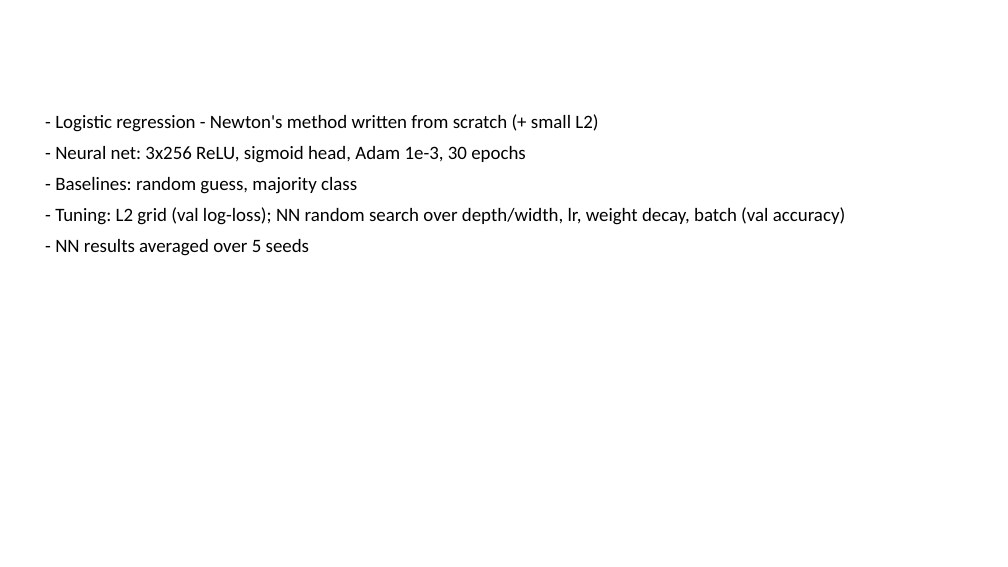
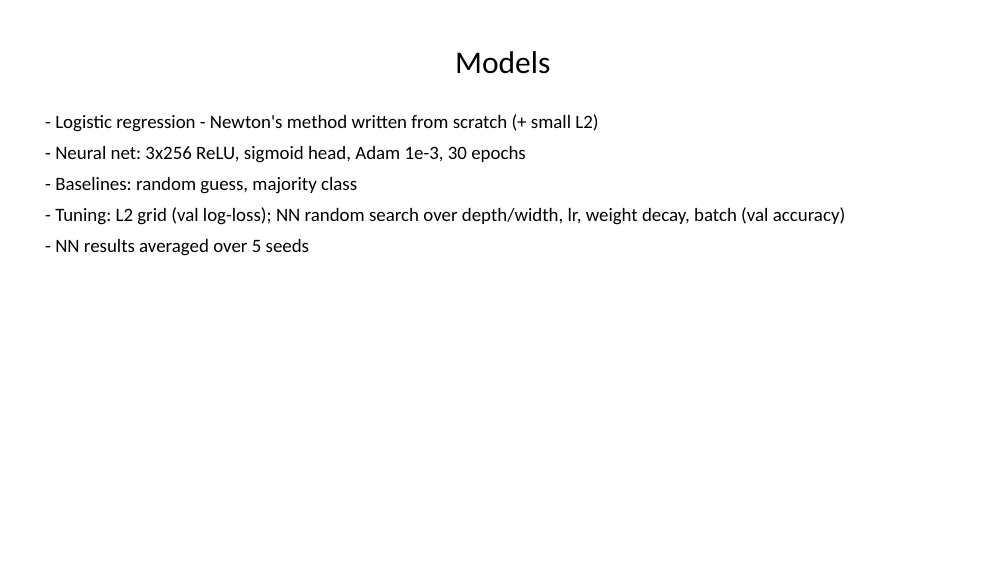
Before and after one commit to Prithvi-Aithal/wsb-market-prediction, a slide deck: slide 5 of docs/presentation.pptx. Drawn at 1008x567 pixels with LibreOffice and Linux fonts; fonts in the diff are those of the drawing. Boxes give left, top, right and bottom in pixels: in the first picture for what was removed or moved away, otherwise in the second. Text is boxed around its words. In the diff, an @@ line names an element or a change of style, - is before the commit and + after.

Commit message:
Fix slide title placement (set top/height explicitly)

```diff
--- a/docs/presentation.pptx
+++ b/docs/presentation.pptx
@@ title added at box(455, 51, 550, 74), 30 pt, text #000000 @@
+Models
```
Also in this commit, not shown: 11 other slides changed, 2 slides added, 2 slides removed, 2 other files.
